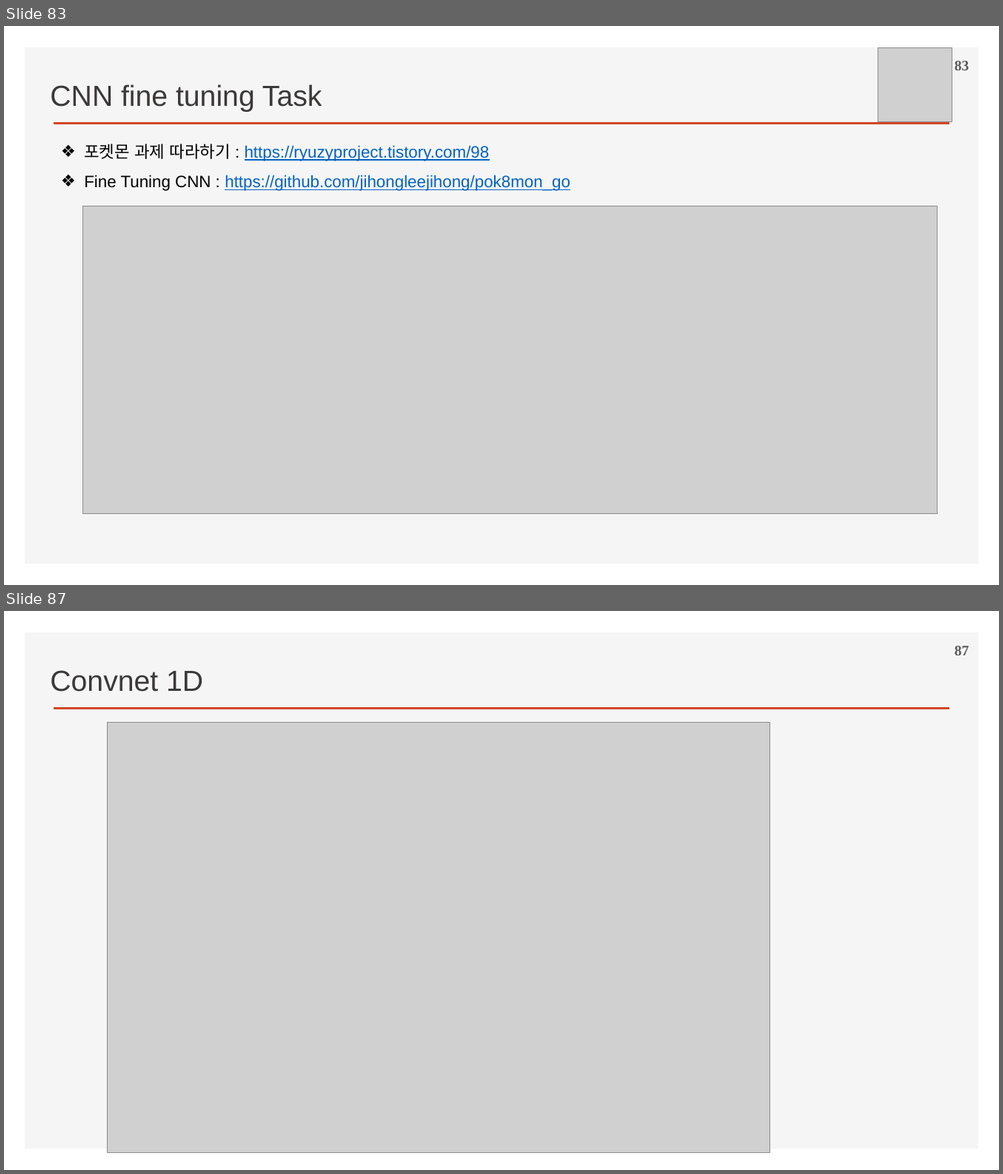
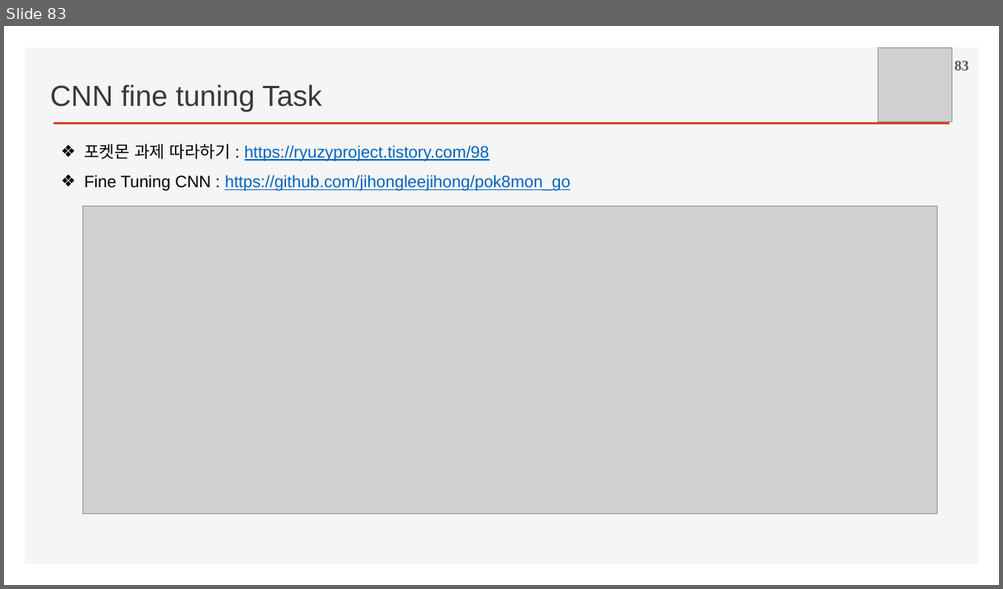
Before and after one commit to ancestor9/2026_Fall_Deep-Learning-with-Python, a slide deck: Chapter 08 Image Classification.pptx. Shown one above the other, each under a label of ours: slides 83 and 87 before the commit, slide 83 after it; the slides between them are not shown. The pictures are 1003x1174 and 1003x589 pixels, drawn with LibreOffice and Linux fonts; fonts in the diff are those of the drawing; grey boxes stand for pictures; background and template pictures are left out. Boxes give left, top, right and bottom in pixels: in the first picture for what was removed or moved away, otherwise in the second. Text is boxed around its words. In the diff, an @@ line names an element or a change of style, - is before the commit and + after.

```diff
--- a/Chapter 08 Image Classification.pptx
+++ b/Chapter 08 Image Classification.pptx
@@ slide 87 removed at (4,611,999,1170), background #FFFFFF; not listed: 2 template elements that a slide beside it also shows @@
@@ page number removed at (954,646,969,655) @@
-87
@@ text removed at (50,670,203,692) @@
-Convnet 1D
@@ picture removed at (108,723,770,1153) @@
```
Also in this commit, not shown: 4 other slides removed, 1 other file.
